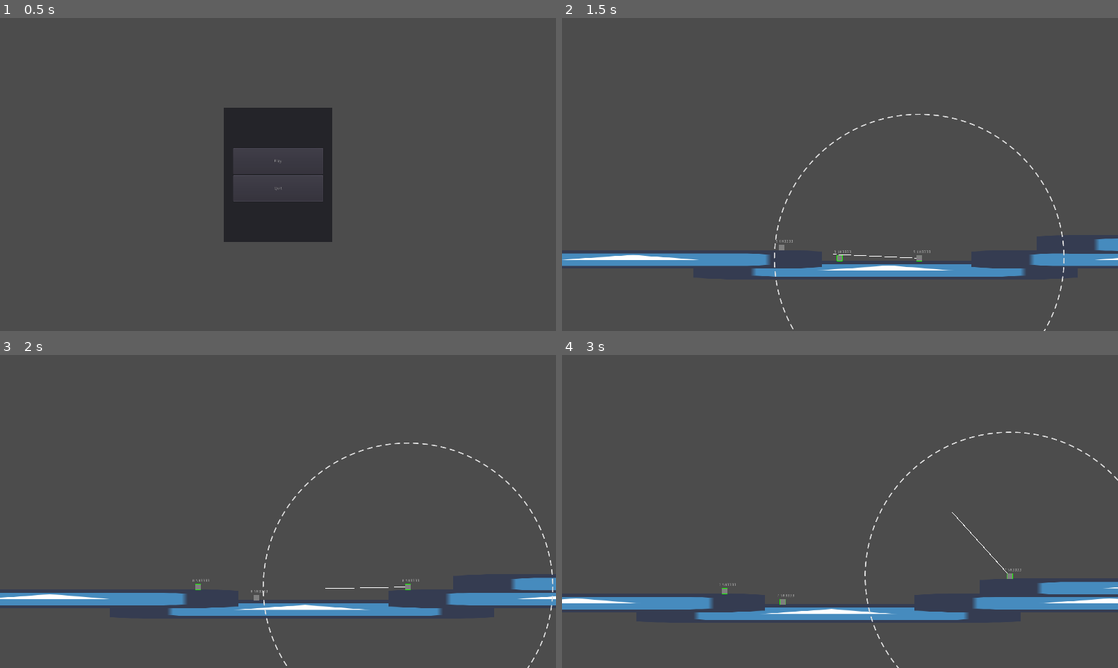
Above: before the commit, frames 1-4 (two rows, left to right).
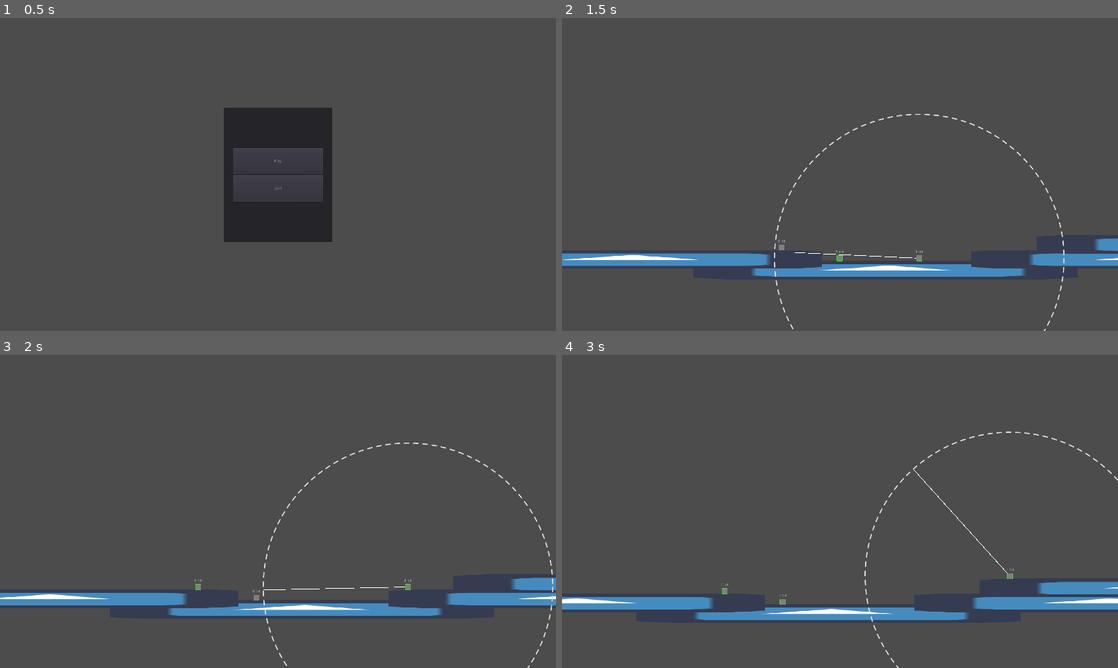
Above: after the commit, the same moments.

Repository: Game-Jammin/GMTK-2021
Game: Godot game, scene res://ui/Main Menu.tscn
Two runs of this game, one before a commit and one after it. Both use one fixed random seed, a clock stepped at 60 frames per second and the inputs below. The engine's default icon, where the game draws it, is replaced by a stand-in: a white triangle on a blue panel in a dark square.
Inputs (mouse positions are in pixels of both pictures, inside the frame that each line leads up to):
- Up to frame 1 (0.5 s): no input
- Up to frame 2 (1.5 s): click "Play" at 0.5 s; move the mouse to (789, 252) at 1.27 s; press the mouse at (789, 252) at 1.28 s; hold D (walk_right) from 1.28 s (still down)
- Up to frame 3 (2 s): keep holding D (walk_right); tap Space (jump) at 1.52 s
- Up to frame 4 (3 s): move the mouse to (817, 599) at 2.02 s; release the mouse at (817, 599) at 2.03 s; right-click (817, 599) at 2.1 s; tap Space (jump) at 2.27 s; move the mouse to (895, 442) at 2.77 s; release D (walk_right) at 2.78 s; press the mouse at (895, 442) at 2.78 s; hold A (walk_left) from 2.78 s (still down)

Frame 1 is identical in both runs. In frame 2, less than 0.1% of the frame differs, in the area x 38-67%, y 70-77%; in frame 3, less than 0.1%, in the area x 34-76%, y 71-76%; in frame 4, less than 0.1%.

Commit message:
Added basic console print explosion

Diff:
--- a/characters/Character.gd
+++ b/characters/Character.gd
@@ -22,6 +22,7 @@
 
 func _ready():
 	Global.connect("linked_changed", self, '_on_linked_changed')
+	$FuseTimer.connect('timeout', self, '_on_FuseTimer_timeout')
 
 func jump():
 	if can_jump:
@@ -32,15 +33,17 @@
 	can_jump = false
 
 func _on_linked_changed(character):
-	print (character)
 	if character == null:
 		if $FuseTimer.is_stopped():
 			$FuseTimer.start(fuse_length)
 	elif is_escort:
 		$FuseTimer.stop()
 	elif not is_escort:
-		if character.name == name:
+		if character.name != name:
 			if $FuseTimer.is_stopped():
 				$FuseTimer.start(fuse_length)
 		else:
 			$FuseTimer.stop()
+
+func _on_FuseTimer_timeout():
+	print ("Boom!")
--- a/characters/Exploder.tscn
+++ b/characters/Exploder.tscn
@@ -22,6 +22,7 @@
 shape = SubResource( 1 )
 
 [node name="FuseTimer" type="Timer" parent="."]
+one_shot = true
 
 [node name="CountdownLabel" type="Label" parent="."]
 visible = false
--- a/characters/LazyShroom.gd
+++ b/characters/LazyShroom.gd
@@ -1,6 +1,6 @@
 extends Character
 
-export (float) var link_radius = 300
+export (float) var link_radius = 500
 var linked_character = null
 
 var mouse_down = false
@@ -52,6 +52,7 @@
 	if linked_character:
 		if global_position.distance_to(linked_character.global_position) > link_radius:
 			linked_character = null
+			Global.change_linked(linked_character)
 
 	move()
 	if linked_character:
--- a/characters/PanicShroom.tscn
+++ b/characters/PanicShroom.tscn
@@ -22,6 +22,7 @@
 shape = SubResource( 1 )
 
 [node name="FuseTimer" type="Timer" parent="."]
+one_shot = true
 
 [node name="CountdownLabel" type="Label" parent="."]
 visible = false
--- a/characters/components/CountdownLabel.gd
+++ b/characters/components/CountdownLabel.gd
@@ -5,4 +5,4 @@
 func _process(delta):
 	visible = not fuse_timer.is_stopped()
 
-	set_text(str(fuse_timer.time_left))
+	set_text('%0.2f' % fuse_timer.time_left)
